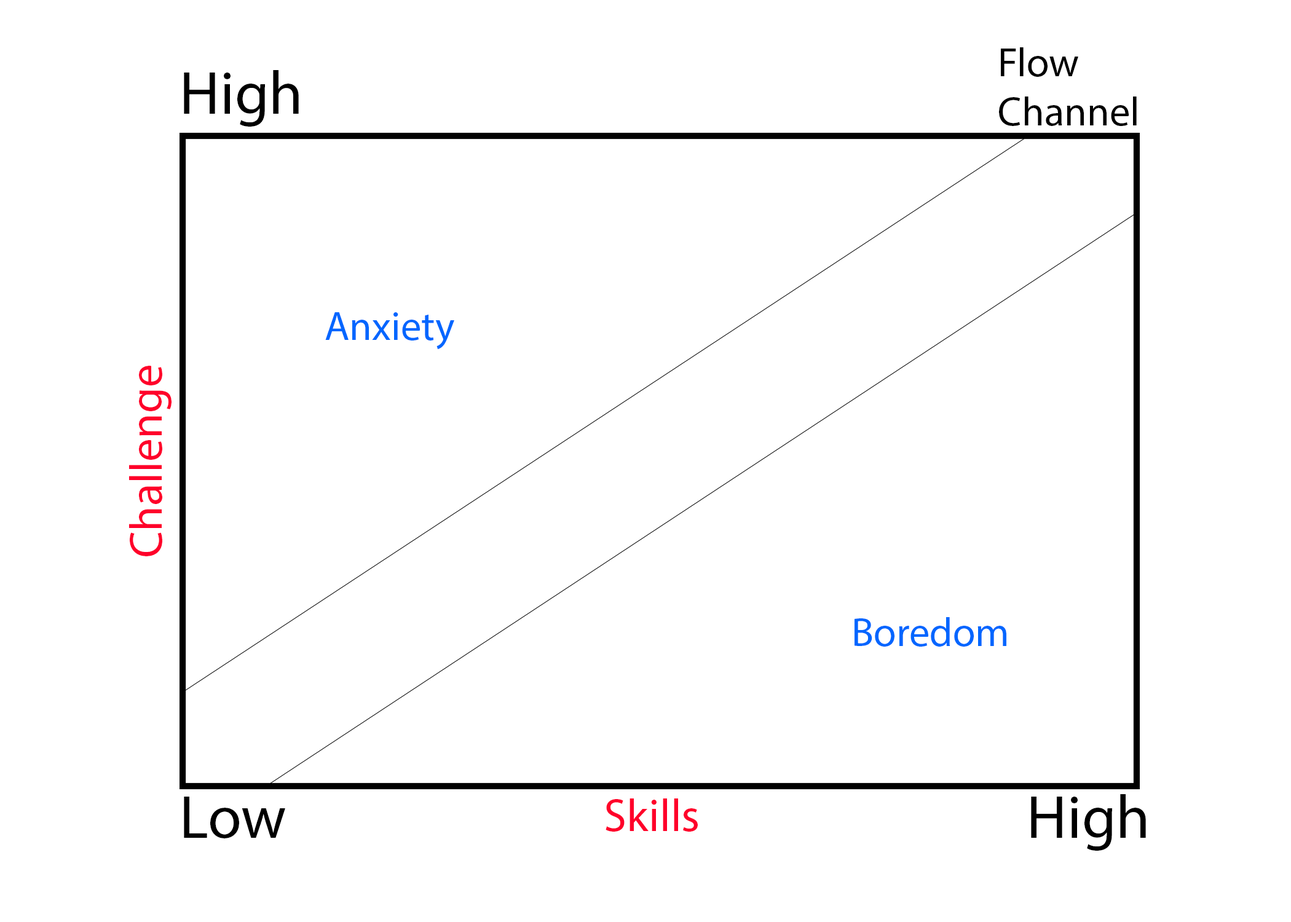
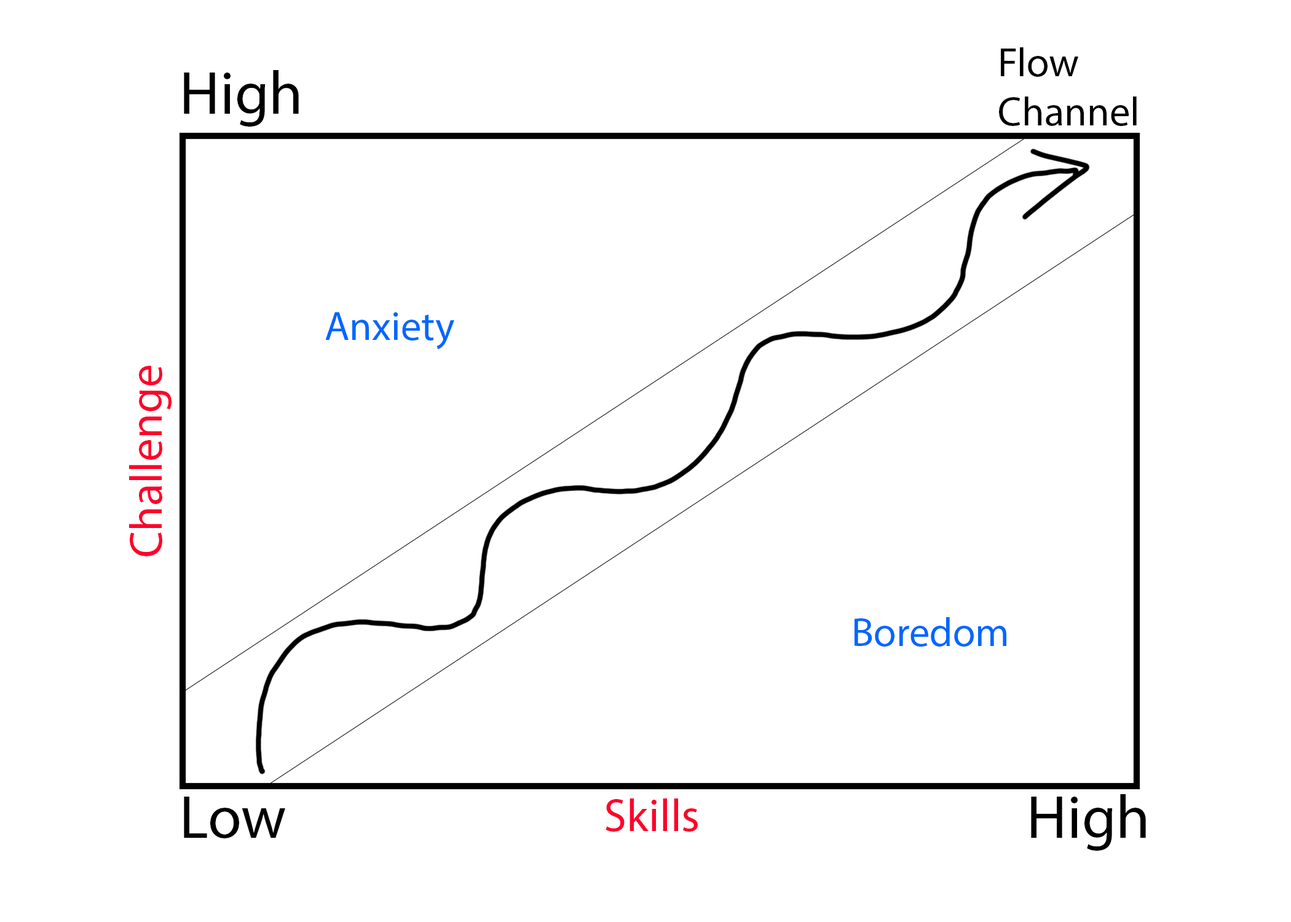
Revision of a layered 1291×922 image; what changed, layer by layer:
added layer "Layer 1" above "Boredom" over (255, 148, 1091, 775)
